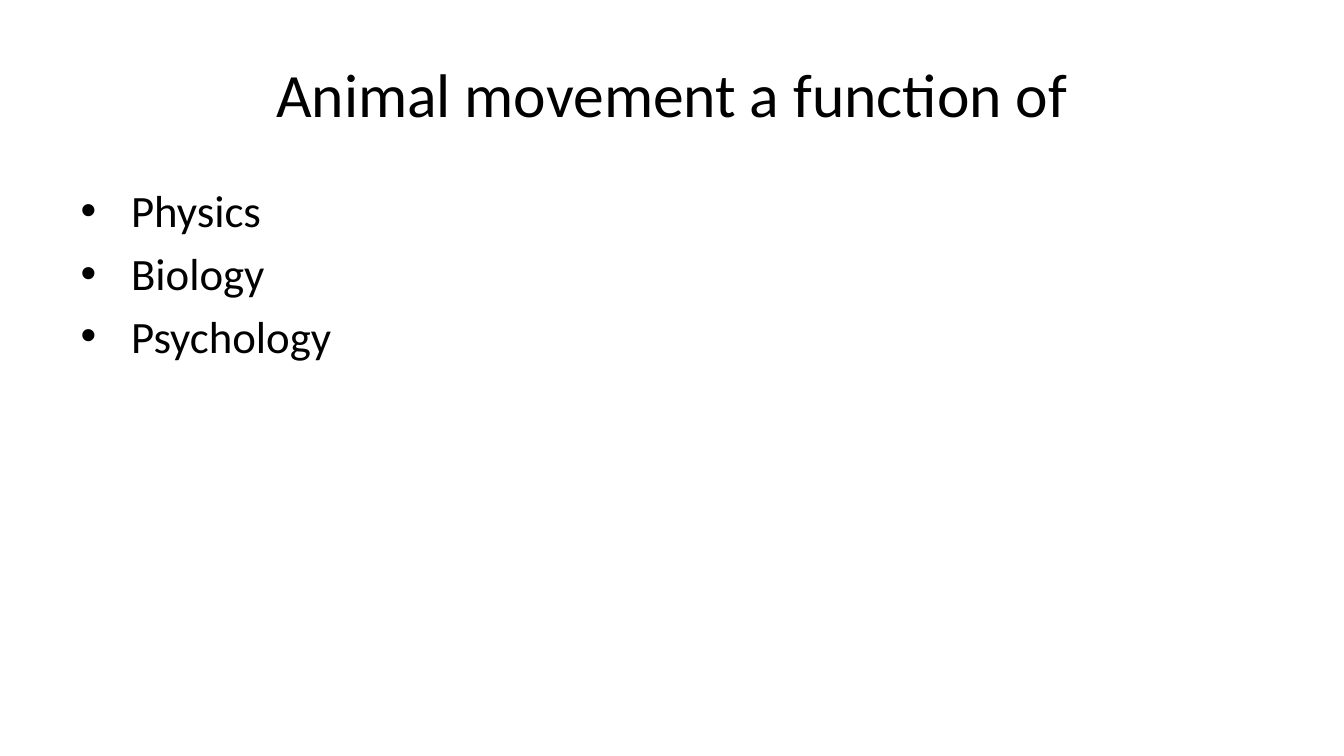
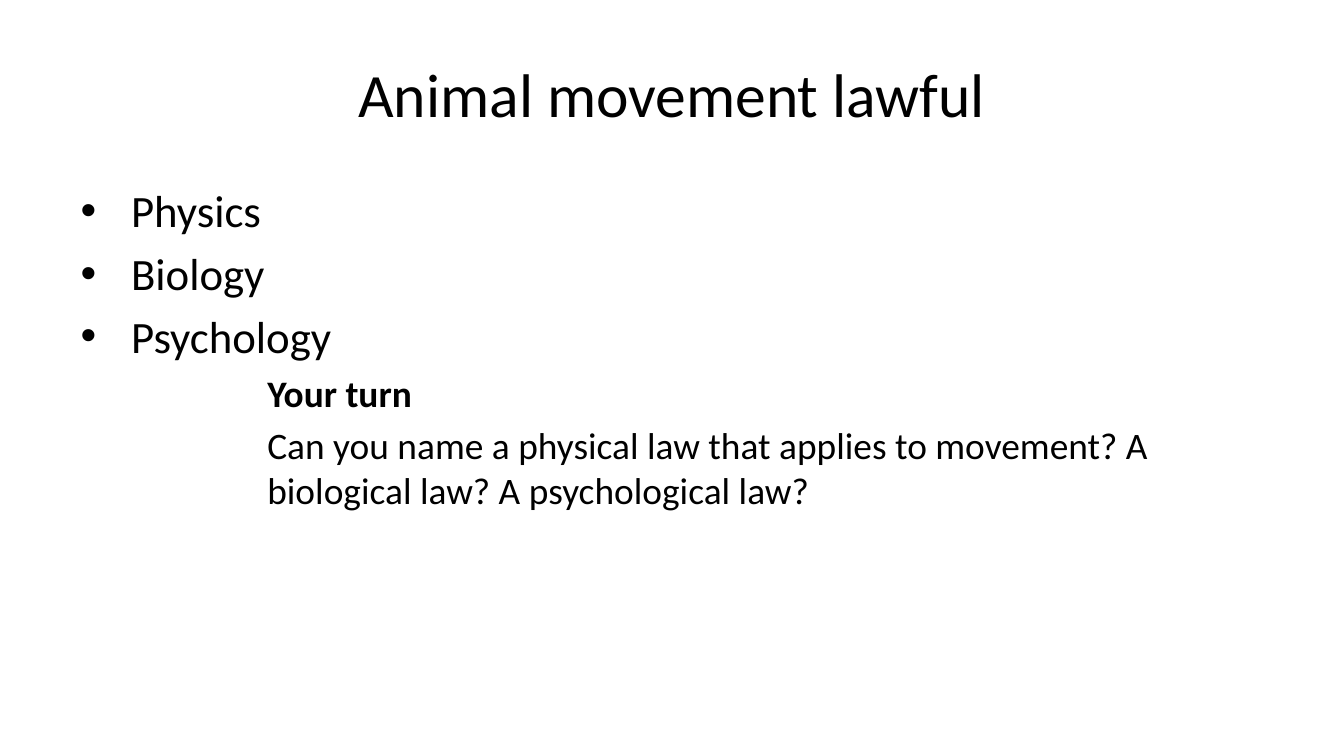
Before and after one commit to psu-psychology/psy-511-scan-fdns-2026-spring, a slide deck: slide 21 of docs/slides/wk-03-2026-01-29-action.pptx. Drawn at 1344x756 pixels with LibreOffice and Linux fonts; fonts in the diff are those of the drawing. Boxes give left, top, right and bottom in pixels: in the first picture for what was removed or moved away, otherwise in the second. Text is boxed around its words. In the diff, an @@ line names an element or a change of style, - is before the commit and + after.

```diff
--- a/docs/slides/wk-03-2026-01-29-action.pptx
+++ b/docs/slides/wk-03-2026-01-29-action.pptx
@@ title at (358, 74, 985, 118): text changed @@
-Animal movement a function of
+Animal movement lawful
@@ text at (267, 382, 1148, 511): paragraphs added @@
+Your turn
+Can you name a physical law that applies to movement? A biological law? A psychological law?
```
Also in this commit, not shown: 12 other slides changed, 4 slides added, 6 slides removed, 33 other files.
